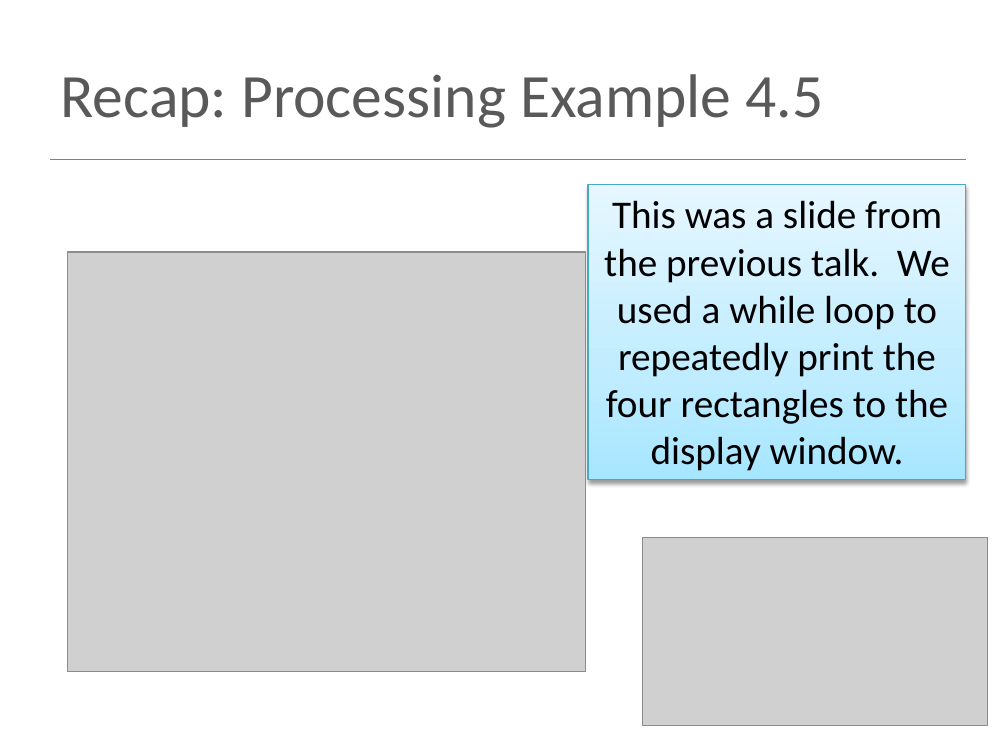
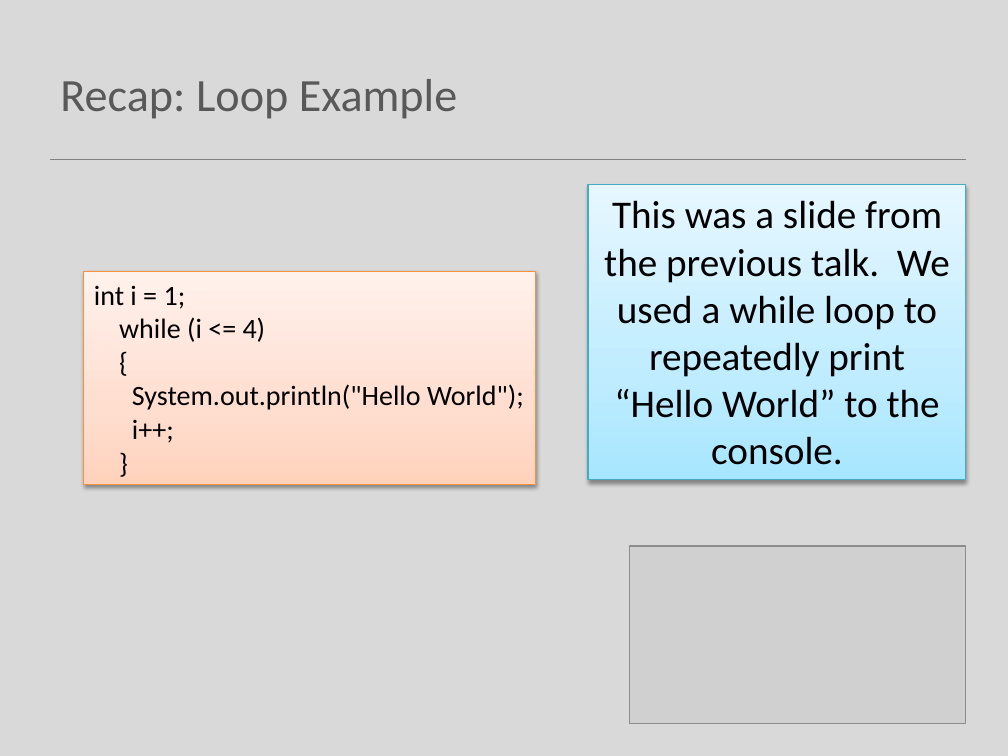
Before and after one commit to Programming-Fundamentals-SETU/prog-fund-1-sept-25, a slide deck: slide 5 of topic05-loops/unit-1-lectures/talk-2-iteration-for/b-iteration-for.pptx (slide 4 before the commit). Drawn at 1008x756 pixels with LibreOffice and Linux fonts; fonts in the diff are those of the drawing; grey boxes stand for pictures. Boxes give left, top, right and bottom in pixels: in the first picture for what was removed or moved away, otherwise in the second. Text is boxed around its words. In the diff, an @@ line names an element or a change of style, - is before the commit and + after.

```diff
--- a/topic05-loops/unit-1-lectures/talk-2-iteration-for/b-iteration-for.pptx
+++ b/topic05-loops/unit-1-lectures/talk-2-iteration-for/b-iteration-for.pptx
@@ background #FFFFFF to #D9D9D9 @@
@@ title at [60,79,457,119]: text changed; size 44 to 33 pt @@
-Recap: Processing Example 4.5
+Recap: Loop Example
@@ text in rectangle at [604,200,950,465]: text changed @@
-This was a slide from the previous talk. We used a while loop to repeatedly print the four rectangles to the display window.
+This was a slide from the previous talk. We used a while loop to repeatedly print “Hello World” to the console.
@@ picture removed at [68,252,586,672] @@
@@ rectangle added at [84,271,535,485], fill gradient #FFD2BD to #FFDED0 to #FFF2ED, outline #F69240 0.75 pt, 20 pt, text #000000 @@
+int i = 1;
+while (i <= 4)
+{
+System.out.println("Hello World");
+i++;
+}
@@ picture: place and size @@
-picture at [642,537,987,725]
+picture at [629,546,966,724]
```
Also in this commit, not shown: 15 other slides changed, 4 slides added, 17 slides removed, 6 other files.
